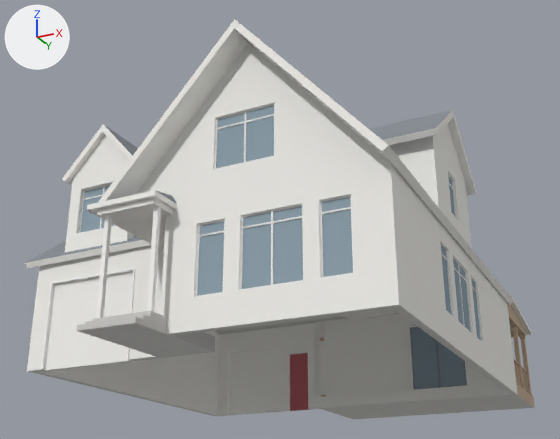
A saved change to the glTF model assets/verda/residential/houses/house_white.glb.
Both versions are drawn from a 50 mm lens placed at (12.4, -26.0, -5.0), pointed at (-0.1, -0.9, 6.3). Lighting does not change. The marker at upper left points along +X, +Y and +Z. The picture after the commit comes second. Vertices at exactly the same position are counted once.

Objects in the first picture: 'verda_house_white'.
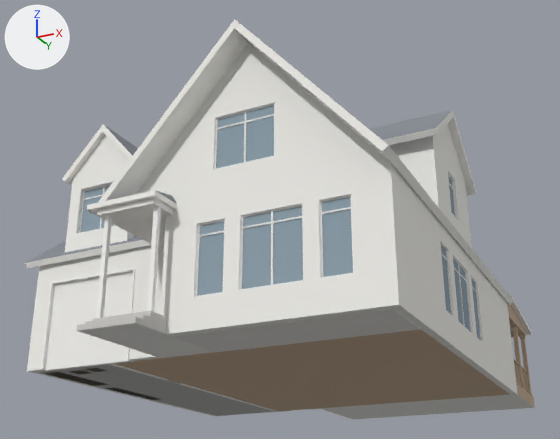
What differs and where, as boxes [x1, y1, x2, y2] in the pictures (560 x 439 px):
part 1 of me_verda_house_white, added: after [44, 372, 106, 386]
part 2 of me_verda_house_white, added: after [105, 388, 159, 400]
part 3 of me_verda_house_white, added: after [87, 368, 107, 372]
part 4 of me_verda_house_white, added: after [39, 364, 276, 416]
part 5 of me_verda_house_white, added: after [115, 308, 510, 411]
part 6 of me_verda_house_white, deleted: before [290, 353, 310, 411]
part 7 of me_verda_house_white, recoloured: before [40, 320, 509, 415]

What changed in the scene script:
```text
Change me_verda_house_white:
    used by ob_verda_house_white; location = (0.0, 0.0, 0.0)
    remove me_verda_house_white.from_pydata(...)  # 1892 vertices, 3045 faces; spans x -7.2..7.2, y -10.1..10.1, z 0.0..9.0
    add me_verda_house_white.from_pydata(...)  # 2166 vertices, 3489 faces; spans x -7.2..7.2, y -10.1..10.1, z 0.0..9.0
    me_verda_house_white part 1: a new loose piece, a box spanning x -6.58..-5.9, y -5.9..-3.2, z 0.0..0.9, in mat_house_paint
    me_verda_house_white part 2: a new loose piece, a box spanning x -6.58..-6.1, y -2.6..0.5, z 0.0..2.0, in mat_house_paint
    me_verda_house_white part 3: a new loose piece, a box spanning x -4.8..-4.3, y -5.9..-5.3, z 0.0..0.4, in mat_house_paint
    me_verda_house_white part 4: a new loose piece of 26 vertices spanning x -6.6..-3.5, y -6.2..5.6, z 0.0..3.2, in mat_house_paint
    me_verda_house_white part 5: a new loose piece of 14 vertices spanning x -3.4..6.7, y -8.4..5.6, z 0.0..0.1, in mat_house_paint
    me_verda_house_white part 6: the loose piece of 8 vertices spanning x -2.9..-2.0, y 5.7..5.8, z 0.0..2.5 is deleted
    me_verda_house_white part 7: 109 kept faces spanning x -6.6..6.7, y -8.4..5.6, z 0.0..3.8 get new vertex colours; the middle colour goes from white #f2f1ec to white #f5f2eb
    other edits to the shape of me_verda_house_white do not show in these pictures
```
